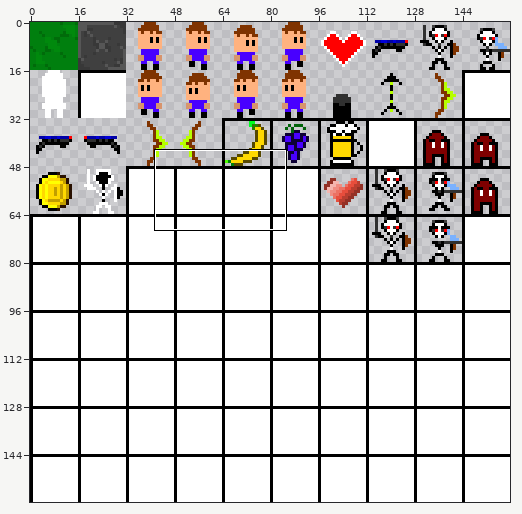
File history of a sprite sheet, gamePlatformerOne/res/spriteSheet.png. Above: a wide view before the commit, with the close-up outlined.
Close-up. Old version:
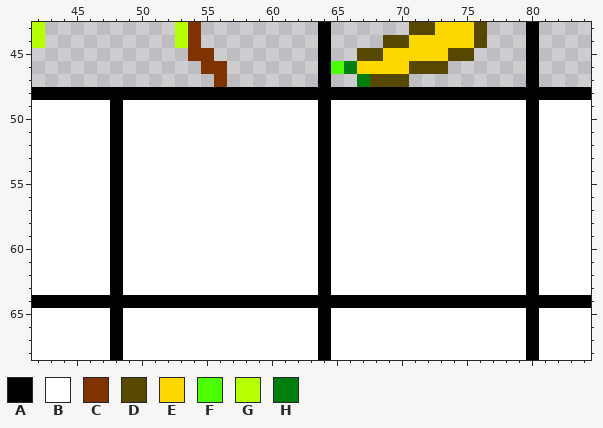
The file is 160x160 pixels. Colours within 5 levels of each other are drawn and written as one. Shown: x 42..84, y 43..68.
Palette (. is transparent): A #000000  B #ffffff  C #7f3300  D #564800  E #ffd800  F #4cff00  G #b6ff00  H #007f0e
Pixels before, first column x 42:
43 G..........GC.........A......DDEEED...A....
44 G..........GC.........A....DDEEEEED...A....
45 ............CC........A..DDEEEEEDD....A....
46 .............CC.......AFHEEEEDDD......A....
47 ..............C.......A..HDDD.........A....
48 AAAAAAAAAAAAAAAAAAAAAAAAAAAAAAAAAAAAAAAAAAA
49 BBBBBBABBBBBBBBBBBBBBBABBBBBBBBBBBBBBBABBBB
50 BBBBBBABBBBBBBBBBBBBBBABBBBBBBBBBBBBBBABBBB
51 BBBBBBABBBBBBBBBBBBBBBABBBBBBBBBBBBBBBABBBB
52 BBBBBBABBBBBBBBBBBBBBBABBBBBBBBBBBBBBBABBBB
53 BBBBBBABBBBBBBBBBBBBBBABBBBBBBBBBBBBBBABBBB
54 BBBBBBABBBBBBBBBBBBBBBABBBBBBBBBBBBBBBABBBB
55 BBBBBBABBBBBBBBBBBBBBBABBBBBBBBBBBBBBBABBBB
56 BBBBBBABBBBBBBBBBBBBBBABBBBBBBBBBBBBBBABBBB
57 BBBBBBABBBBBBBBBBBBBBBABBBBBBBBBBBBBBBABBBB
58 BBBBBBABBBBBBBBBBBBBBBABBBBBBBBBBBBBBBABBBB
59 BBBBBBABBBBBBBBBBBBBBBABBBBBBBBBBBBBBBABBBB
60 BBBBBBABBBBBBBBBBBBBBBABBBBBBBBBBBBBBBABBBB
61 BBBBBBABBBBBBBBBBBBBBBABBBBBBBBBBBBBBBABBBB
62 BBBBBBABBBBBBBBBBBBBBBABBBBBBBBBBBBBBBABBBB
63 BBBBBBABBBBBBBBBBBBBBBABBBBBBBBBBBBBBBABBBB
64 AAAAAAAAAAAAAAAAAAAAAAAAAAAAAAAAAAAAAAAAAAA
65 BBBBBBABBBBBBBBBBBBBBBABBBBBBBBBBBBBBBABBBB
66 BBBBBBABBBBBBBBBBBBBBBABBBBBBBBBBBBBBBABBBB
67 BBBBBBABBBBBBBBBBBBBBBABBBBBBBBBBBBBBBABBBB
68 BBBBBBABBBBBBBBBBBBBBBABBBBBBBBBBBBBBBABBBB
After the commit:
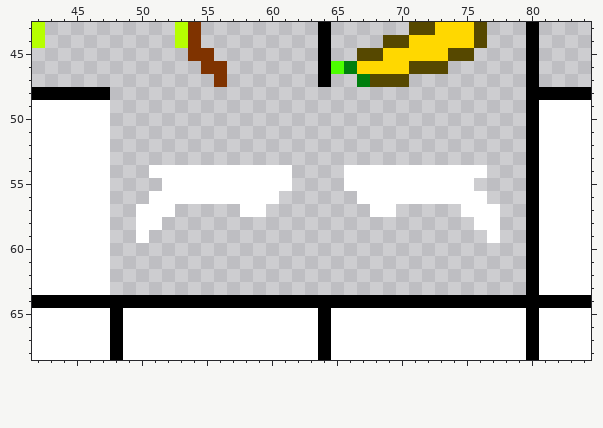
The edit:
{"y":48,"x":48,"old":"AAAAAAAAAAAAAAAAAAAAAAAAAAAAAAAA","new":"................................"}
{"y":49,"x":48,"old":"ABBBBBBBBBBBBBBBABBBBBBBBBBBBBBB","new":"................................"}
{"y":50,"x":48,"old":"ABBBBBBBBBBBBBBBABBBBBBBBBBBBBBB","new":"................................"}
{"y":51,"x":48,"old":"ABBBBBBBBBBBBBBBABBBBBBBBBBBBBBB","new":"................................"}
{"y":52,"x":48,"old":"ABBBBBBBBBBBBBBBABBBBBBBBBBBBBBB","new":"................................"}
{"y":53,"x":48,"old":"ABBBBBBBBBBBBBBBABBBBBBBBBBBBBBB","new":"................................"}
{"y":54,"x":48,"old":"ABB","new":"..."}
{"y":54,"x":62,"old":"BBAB","new":"...."}
{"y":54,"x":77,"old":"BBB","new":"..."}
{"y":55,"x":48,"old":"ABBB","new":"...."}
{"y":55,"x":62,"old":"BBAB","new":"...."}
{"y":55,"x":76,"old":"BBBB","new":"...."}
{"y":56,"x":48,"old":"ABB","new":"..."}
{"y":56,"x":61,"old":"BBBABB","new":"......"}
{"y":56,"x":77,"old":"BBB","new":"..."}
{"y":57,"x":48,"old":"AB","new":".."}
{"y":57,"x":53,"old":"BBBBB","new":"....."}
{"y":57,"x":60,"old":"BBBBABBB","new":"........"}
{"y":57,"x":70,"old":"BBBBB","new":"....."}
{"y":57,"x":78,"old":"BB","new":".."}
{"y":58,"x":48,"old":"AB","new":".."}
{"y":58,"x":52,"old":"BBBBBBBBBBBBABBBBBBBBBBB","new":"........................"}
{"y":58,"x":78,"old":"BB","new":".."}
{"y":59,"x":48,"old":"AB","new":".."}
{"y":59,"x":51,"old":"BBBBBBBBBBBBBABBBBBBBBBBBB","new":".........................."}
{"y":59,"x":78,"old":"BB","new":".."}
{"y":60,"x":48,"old":"ABBBBBBBBBBBBBBBABBBBBBBBBBBBBBB","new":"................................"}
{"y":61,"x":48,"old":"ABBBBBBBBBBBBBBBABBBBBBBBBBBBBBB","new":"................................"}
{"y":62,"x":48,"old":"ABBBBBBBBBBBBBBBABBBBBBBBBBBBBBB","new":"................................"}
{"y":63,"x":48,"old":"ABBBBBBBBBBBBBBBABBBBBBBBBBBBBBB","new":"................................"}
{"label":"erased","picture_box":[110,87,526,295]}
